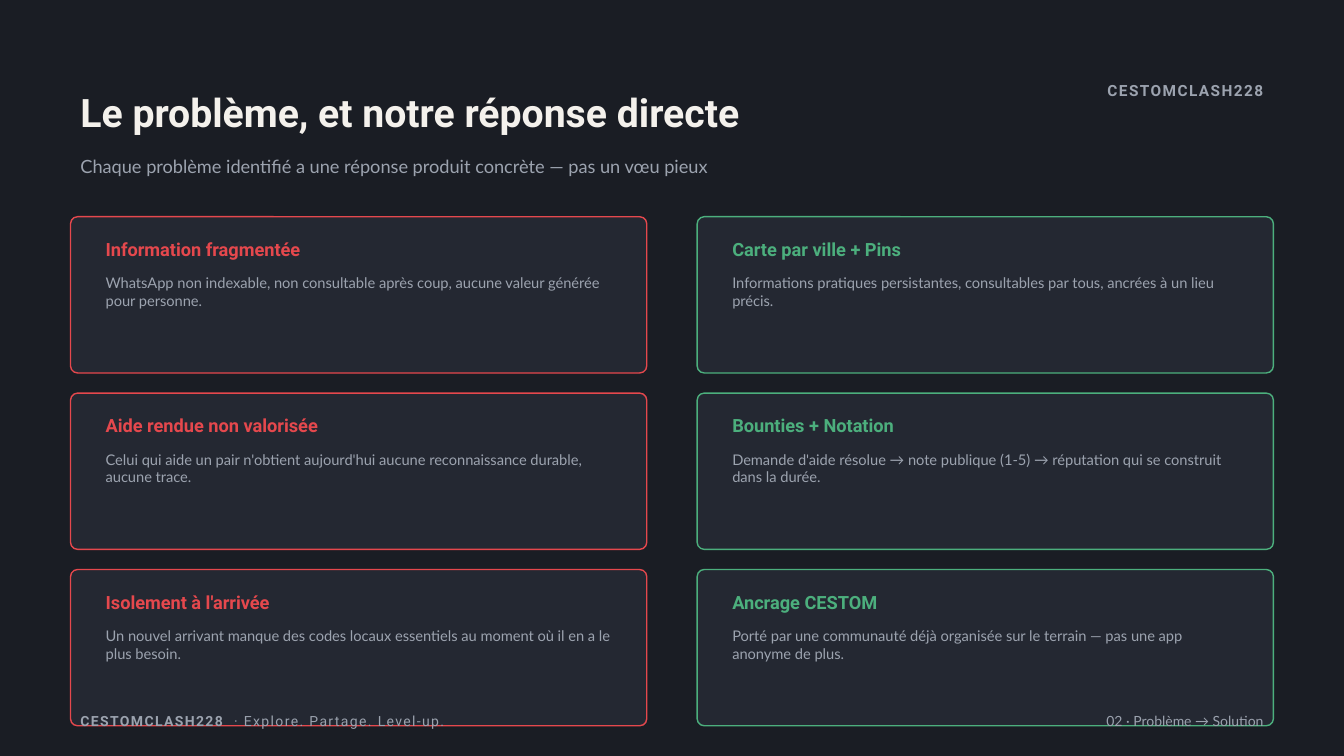
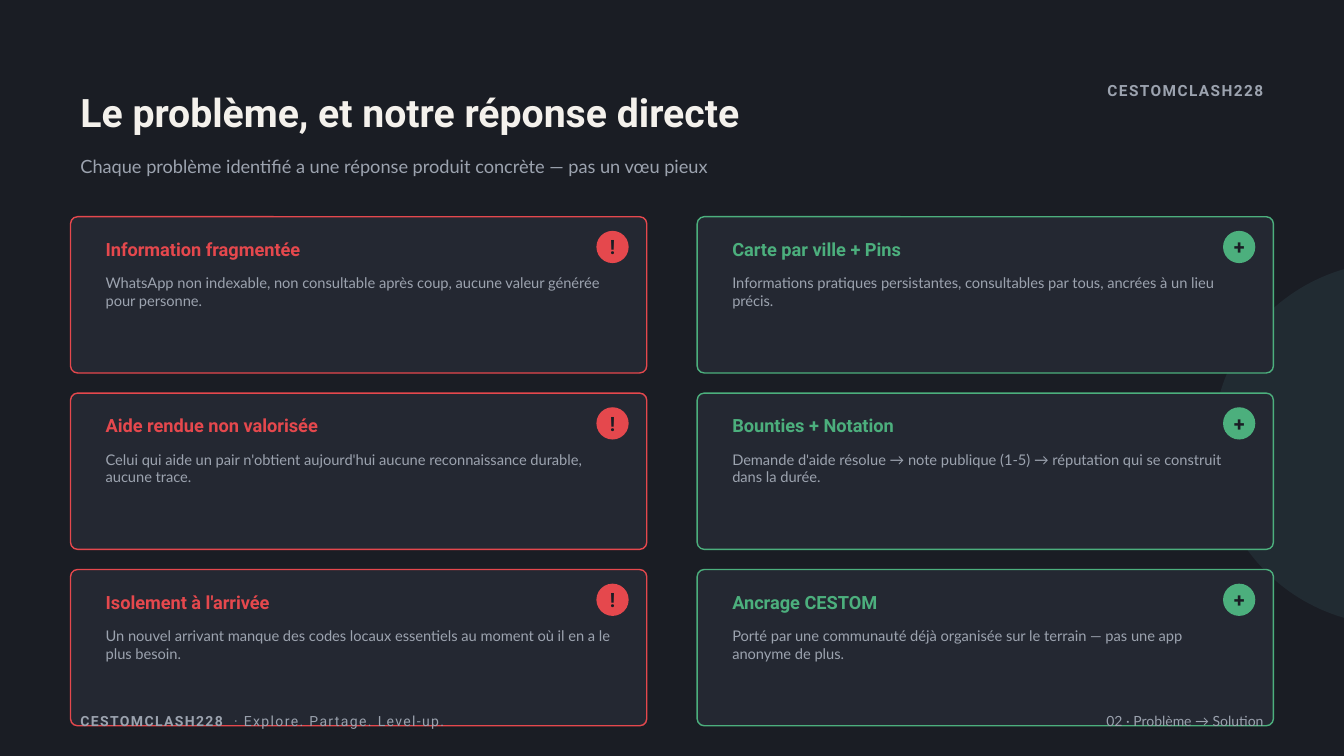
Before and after one commit to wekt2k04/cestomclash228, a slide deck: slide 2 of pitch/CestomClash228-Pitch.pptx. Drawn at 1344x756 pixels with LibreOffice and Linux fonts; fonts in the diff are those of the drawing. Boxes give left, top, right and bottom in pixels: in the first picture for what was removed or moved away, otherwise in the second. Text is boxed around its words. In the diff, an @@ line names an element or a change of style, - is before the commit and + after.

```diff
--- a/pitch/CestomClash228-Pitch.pptx
+++ b/pitch/CestomClash228-Pitch.pptx
@@ ellipse added at (597, 231, 629, 263), fill #E5484D @@
@@ text added at (597, 231, 629, 263), 14.1 pt, text #1A1D24, bold @@
+!
@@ ellipse added at (1223, 231, 1255, 263), fill #4CAF7D @@
@@ text added at (1223, 231, 1255, 263), 14.1 pt, text #1A1D24, bold @@
++
@@ ellipse added at (1213, 262, 1344, 625), fill #7DD3E0 at 8% opacity @@
@@ ellipse added at (597, 407, 629, 440), fill #E5484D @@
@@ text added at (597, 407, 629, 440), 14.1 pt, text #1A1D24, bold @@
+!
@@ ellipse added at (1223, 407, 1255, 440), fill #4CAF7D @@
@@ text added at (1223, 407, 1255, 440), 14.1 pt, text #1A1D24, bold @@
++
@@ ellipse added at (597, 584, 629, 616), fill #E5484D @@
@@ text added at (597, 584, 629, 616), 14.1 pt, text #1A1D24, bold @@
+!
@@ ellipse added at (1223, 584, 1255, 616), fill #4CAF7D @@
@@ text added at (1223, 584, 1255, 616), 14.1 pt, text #1A1D24, bold @@
++
```
Also in this commit, not shown: 2 other slides changed, 3 other files.
